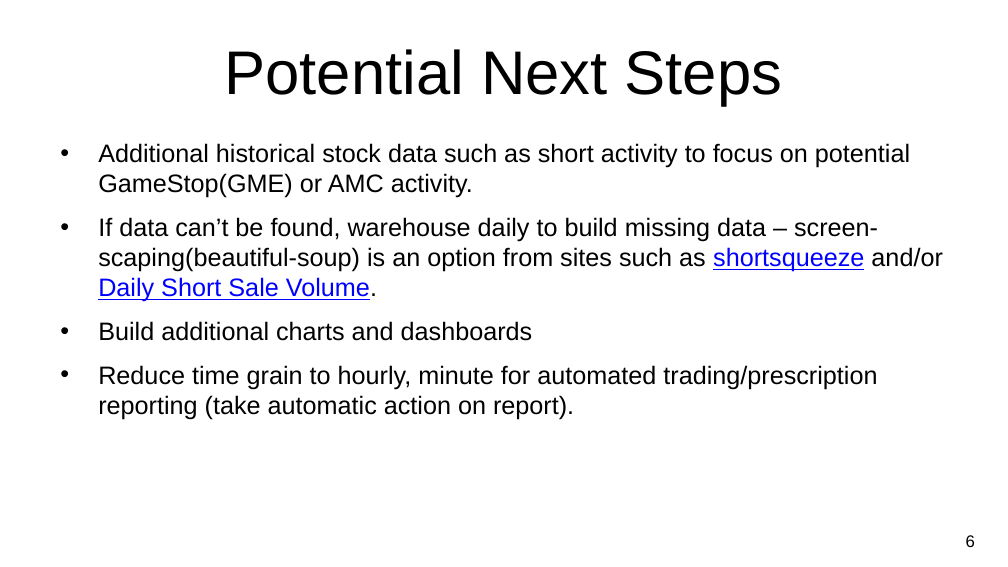
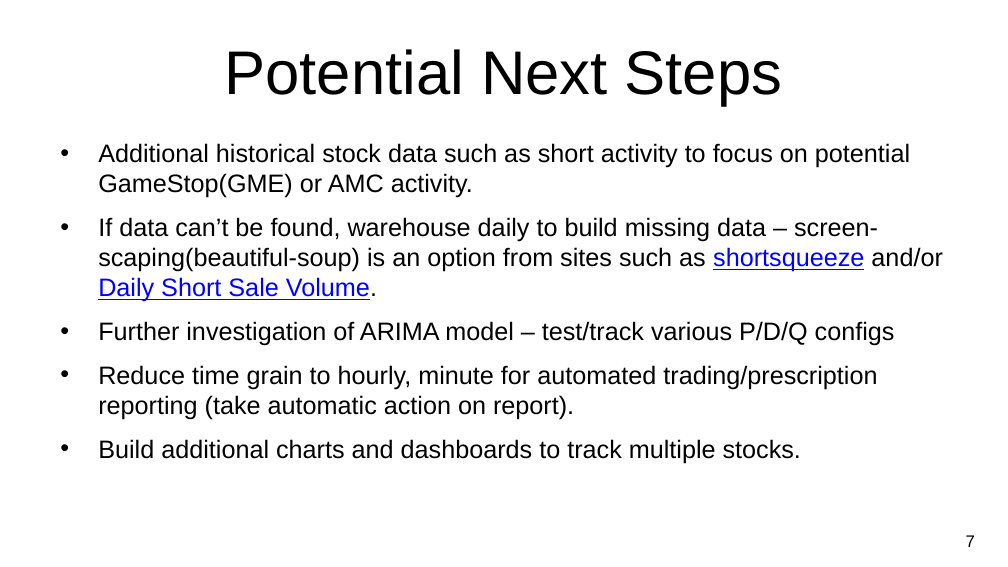
Before and after one commit to CCC-GH/FinalProject-Stock, a slide deck: slide 8 of draft0_NU-FinalProject_Stocks.pptx (slide 7 before the commit). Drawn at 1008x567 pixels with LibreOffice and Linux fonts; fonts in the diff are those of the drawing; background and template pictures are left out. Boxes give left, top, right and bottom in pixels: in the first picture for what was removed or moved away, otherwise in the second. Text is boxed around its words. In the diff, an @@ line names an element or a change of style, - is before the commit and + after.

```diff
--- a/draft0_NU-FinalProject_Stocks.pptx
+++ b/draft0_NU-FinalProject_Stocks.pptx
@@ text at [98,321,895,346]: text changed @@
-• Build additional charts and dashboards
+• Further investigation of ARIMA model – test/track various P/D/Q configs
@@ text at [98,439,801,463]: paragraph added @@
+• Build additional charts and dashboards to track multiple stocks.
@@ page number at [966,535,975,547]: text changed @@
-6
+7
```
Also in this commit, not shown: 2 other slides changed, 3 slides added, 2 slides removed, 17 other files.
